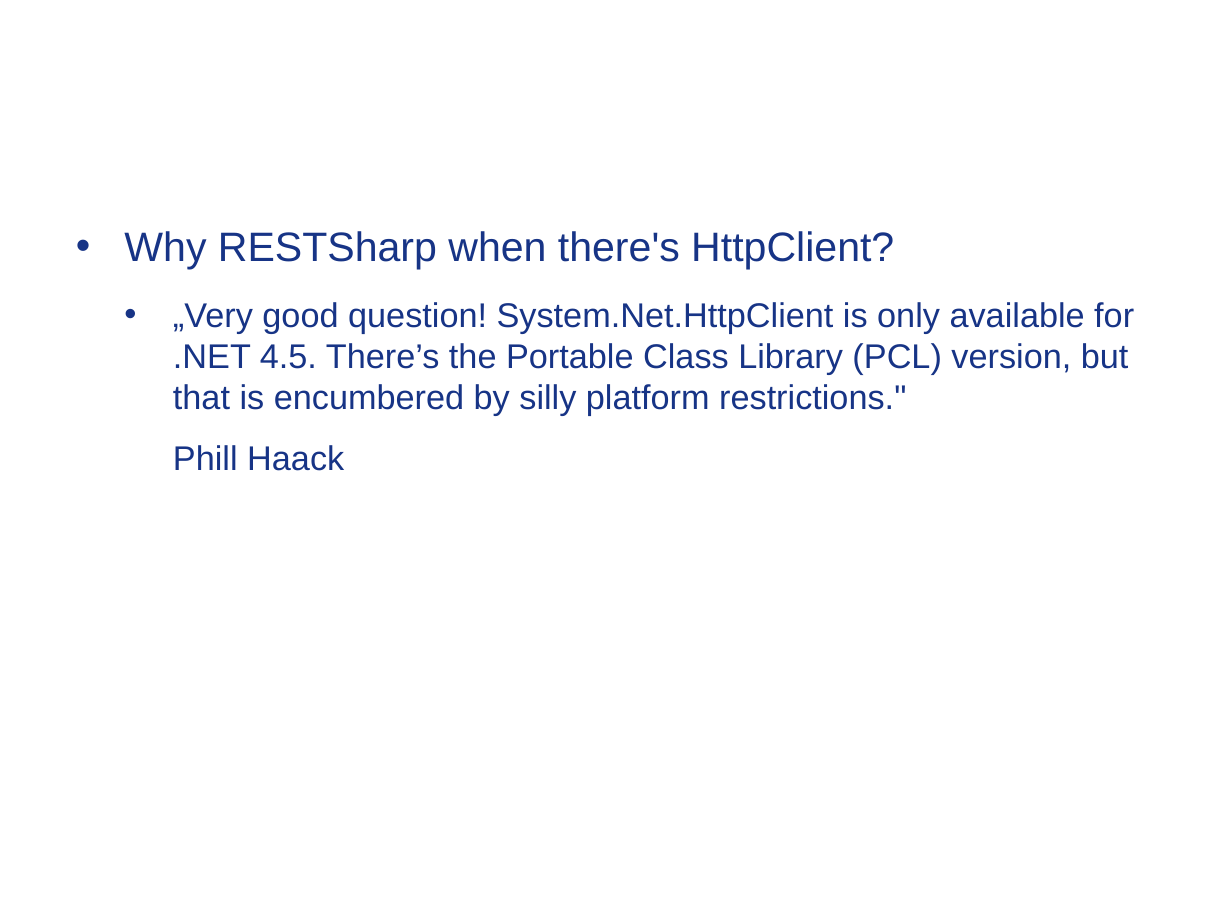
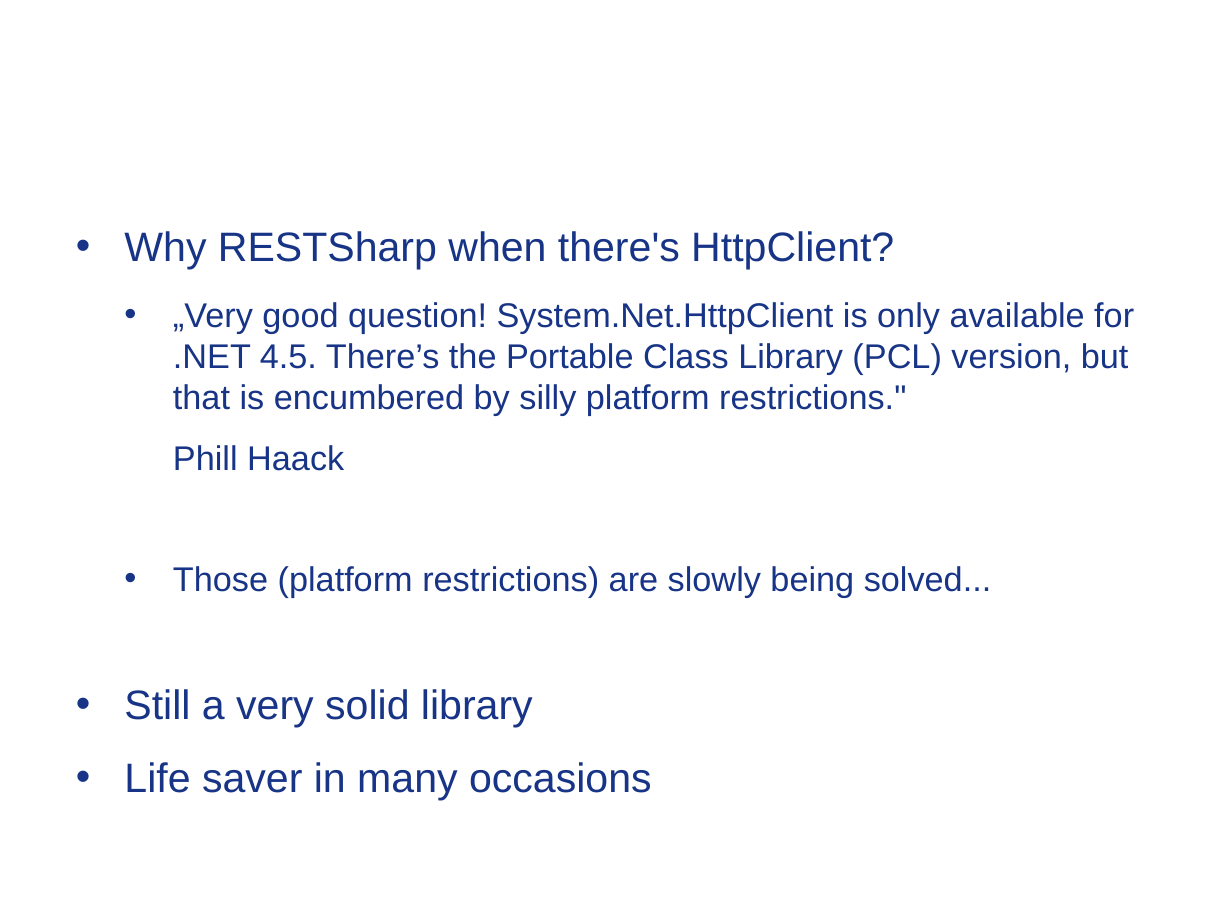
Before and after one commit to Timothep/MarathonWOShoes, a slide deck: slide 36 of BarefootMarathon.odp. Drawn at 1232x924 pixels with LibreOffice and Linux fonts; fonts in the diff are those of the drawing; background and template pictures are left out. Boxes give left, top, right and bottom in pixels: in the first picture for what was removed or moved away, otherwise in the second. Text is boxed around its words. In the diff, an @@ line names an element or a change of style, - is before the commit and + after.

```diff
--- a/BarefootMarathon.odp
+++ b/BarefootMarathon.odp
@@ text at (124, 566, 991, 801): paragraphs added @@
+  • Those (platform restrictions) are slowly being solved...
+• Still a very solid library
+• Life saver in many occasions
```
Also in this commit, not shown: 23 other slides changed, 3 slides added, 3 slides removed, 4 other files.
